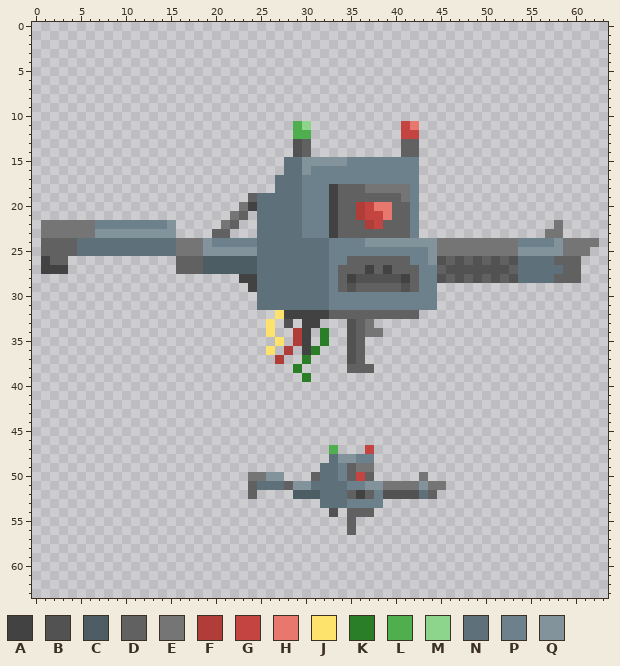
Pixel-art file -- Assets/Objects/Guns/Cyber_robotgun/cyber_robotgun.aseprite. That is the earlier state.
64x64 pixels, 1 frame.
Palette (. is transparent): A #424242  B #525252  C #4d5d64  D #616161  E #757575  F #b03d37  G #c44441  H #e8786d  J #fde26b  K #297e27  L #4faf4f  M #8dd58d  N #5e717a  P #6c818b  Q #82939c
Pixels before (only the part around the change), first column x 17:
 5 ...............................................
 6 ...............................................
 7 ...............................................
 8 ...............................................
 9 ...............................................
10 ...............................................
11 ............LM..........GH.....................
12 ............LL..........GG.....................
13 ............BD..........DD.....................
14 ............BD..........DD.....................
15 ...........NNQQQQQPPPPPPPP.....................
16 ...........NNQPPPPPPPPPPPP.....................
17 ..........NNNPPPPPPPPPPPPP.....................
18 ..........NNNPPPADDDEEEEEP.....................
19 .......DNNNNNPPPADDDDDDDEP.....................
20 ......EANNNNNPPPADDFGHHDDP.....................
21 .....ED.NNNNNPPPADDFGGHDDP.....................
22 ....ED..NNNNNPPPADDDFGDDDP...............E.....
23 ...DD...NNNNNPPPADDDDDDDDP..............EE.....
24 EEQPPPPPNNNNNNNNPPPPQQQQQQQQEEEEEEEEEPPPPQEEEE.
25 EEQQQQQQNNNNNNNNPPPPPPPPPPPQEEEEEEEEEQQQQQEEE..
26 DDCCCCCCNNNNNNNNPPDDDDDDDPPQBDBDBDBDBNNNNDDD...
27 DDCCCCCCNNNNNNNNPDDDADADDDPPDBBBBBBBDNNNNNDD...
28 ......AANNNNNNNNPDABBBBBADPPBDBDBDBDBNNNNDDD...
29 .......ANNNNNNNNPDBDDDDDBDPP...................
30 ........NNNNNNNNPPPPPPPPPPPP...................
31 ........NNNNNNNNPPPPPPPPPPPP...................
32 ..........JAAAAADDDDDDDDDD.....................
33 .........J.B.AA...BDE..........................
34 .........J..FA.K..BDEE.........................
35 ..........J.FA.K..BD...........................
36 .........J.F.AK...BD...........................
37 ..........F..K....BD...........................
38 ............K.....DDD..........................
39 .............K.................................
40 ...............................................
41 ...............................................
42 ...............................................
43 ...............................................
44 ...............................................
45 ...............................................
46 ...............................................
47 ................L...G..........................
48 ................NQQPP..........................
49 ...............NNPDEE..........................
50 .......EEQQ...DNNPDGD.....E....................
51 .......DNNNDQQNNNNPPQQEEEEQEE..................
52 .......D....CCCNNNDADPBBBBND...................
53 ...............NNNPPPP.........................
54 ................B.DDD..........................
55 ..................D............................
56 ..................D............................
57 ...............................................
58 ...............................................
59 ...............................................
60 ...............................................
61 ...............................................
62 ...............................................
63 ...............................................
And afterwards:
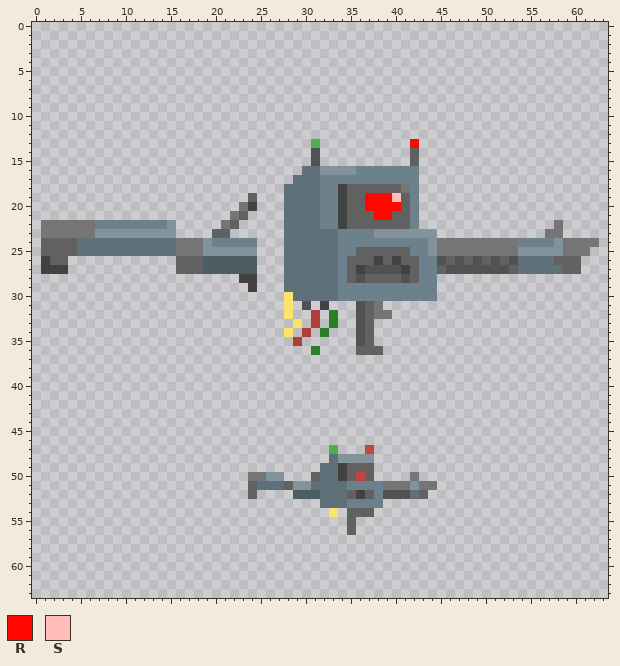
Colours new in this view: R #ff0600  S #ffbeba
Difference:
Changed rows in their new state; - is an unchanged pixel.
first column x 25:
11 ----..----------..------------------
12 ----..----------..------------------
13 ----..L---------.R------------------
14 ----..B---------.-------------------
15 ---...B..........D------------------
16 ---..NNQQQQ-------------------------
17 --..-NN-----------------------------
18 --.--NN-PA--DDDD--------------------
19 ...--NN-PA--RRRSD-------------------
20 ...--NN-PA-DRRRR--------------------
21 ...--NN-PA-DDRR---------------------
22 ...--NN-PA--DD----------------------
23 ...--NNNNPPPPQQQQQQQ----------------
24 ...-----N---PPPPPPP-----------------
25 ...-----N--DDDDDD-------------------
26 ...-----N----A-A-D-P----------------
27 ...-----NP-ABBBBA-------------------
28 ...-----NPD-DDDDB---................
29 ...-----NPPPPPPPPP------------------
30 ...J----N---------------------------
31 ...J.B.A...BDE......----------------
32 --.J..F.K..B-EE...------------------
33 -.-.J.F-K-.BD-----------------------
34 -.-J.F----.BD.----------------------
35 --.--.-.--.BD-----------------------
36 -.-.-.----.-DD----------------------
37 --.--.----..------------------------
38 ----.-----...-----------------------
39 -----.------------------------------
first column x 33:
48 ---QQ--------
49 -A-DD--------
50 -A-------E.--
51 ----PP---QE-.
52 ---------ND.-
54 J------------
Where, in picture pixels (left, top, right, bottom), the same in both pictures:
changed: (257, 121, 581, 382)
changed: (329, 454, 383, 517)
changed: (410, 472, 446, 499)
